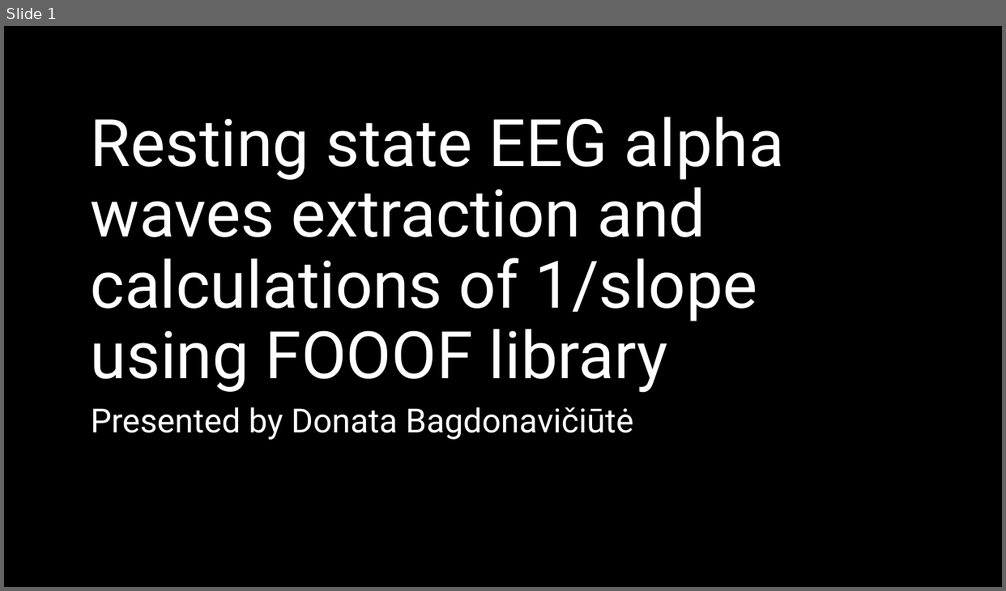
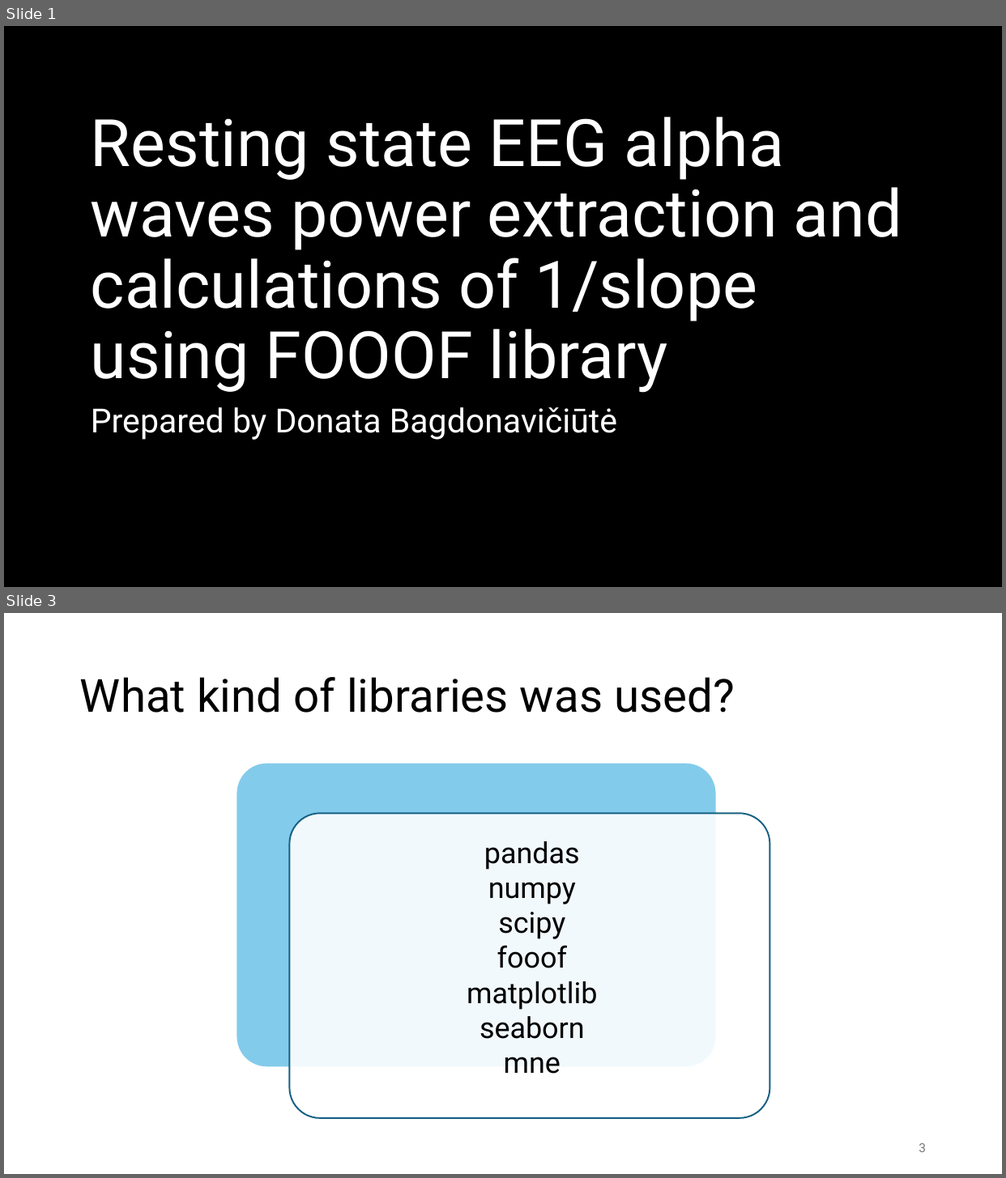
Before and after one commit to DonataBag/Pratybos-naujas, a slide deck: Pratybos naujas/Resting state EEG alpha waves extraction and calculations.pptx. Shown one above the other, each under a label of ours: slide 1 before the commit, slides 1 and 3 after it; the slides between them are not shown. The pictures are 1006x591 and 1006x1178 pixels, drawn with LibreOffice and Linux fonts; fonts in the diff are those of the drawing; background and template pictures are left out. Boxes give left, top, right and bottom in pixels: in the first picture for what was removed or moved away, otherwise in the second. Text is boxed around its words. In the diff, an @@ line names an element or a change of style, - is before the commit and + after.

```diff
--- a/Pratybos naujas/Resting state EEG alpha waves extraction and calculations.pptx
+++ b/Pratybos naujas/Resting state EEG alpha waves extraction and calculations.pptx
@@ slide 3 added at [4, 613, 1002, 1174], background #FFFFFF @@
@@ title added at [80, 677, 735, 713], 44 pt, text #000000 @@
+What kind of libraries was used?
@@ rounded rectangle added at [236, 763, 717, 1068], fill #83CBEB, outline #FFFFFF 1.5 pt @@
@@ rounded rectangle added at [289, 814, 769, 1119], fill #FFFFFF at 90% opacity, outline #156082 1.5 pt @@
@@ text added at [467, 841, 597, 1074], 28 pt, text #000000 @@
+pandas
+numpy
+scipy
+fooof
+matplotlib
+seaborn
+mne
@@ page number added at [918, 1144, 926, 1152], 12 pt, text #797979 @@
+3
@@ slide 1 changed as well @@
@@ title at [91, 117, 902, 393]: text changed @@
-Resting state EEG alpha waves extraction and calculations of 1/slope using FOOOF library
+Resting state EEG alpha waves power extraction and calculations of 1/slope using FOOOF library
@@ subtitle at [91, 408, 617, 440]: text changed @@
-Presented by Donata Bagdonavičiūtė
+Prepared by Donata Bagdonavičiūtė
```
Also in this commit, not shown: 1 other slide changed, 6 other slides added, 5 slides removed, 14 other files.
